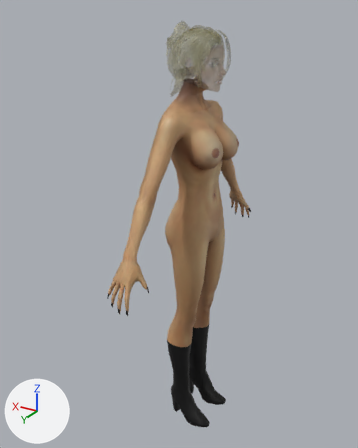
The FBX model elexis/BlondeElexisNude7.5.fbx, before and after one commit.
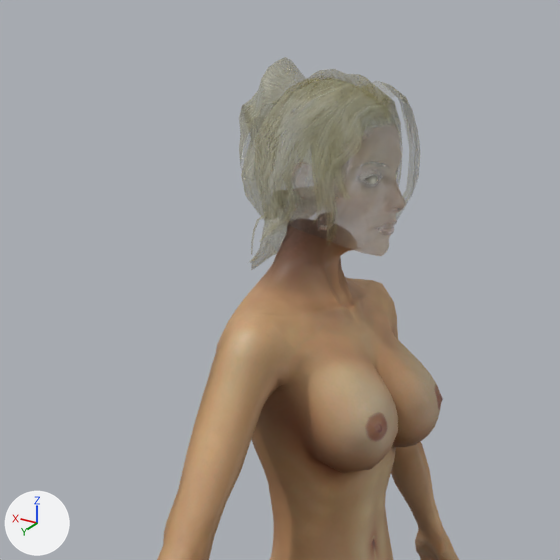
Each version appears first whole from a 50 mm lens placed at (-0.00885, 0.01591, 0.01711), pointed at (0.00071, -0.00003, 0.00915), and next in a close-up on the part from 23% to 79% of the width and 0% to 45% of the height. The lights are fixed; the arrows at lower left show +X, +Y and +Z. Where no turn or scale is listed for an object, it has been applied to the vertices.

Script lines for the objects in view, before the commit:
```python
ob_elexis_nude_body_3 = bpy.data.objects.new('Elexis_nude_body_3', me_elexis_nude_body_3mesh)
ob_elexis_nude_body_3.location = (0.0, 0.0, 0.0)
ob_elexis_nude_face_2 = bpy.data.objects.new('Elexis_nude_face_2', me_elexis_nude_face_2mesh)
ob_elexis_nude_face_2.location = (0.0, 0.0, 0.0)
ob_elexis_nude_hair_5 = bpy.data.objects.new('Elexis_nude_hair_5', me_elexis_nude_hair_5mesh)
ob_elexis_nude_hair_5.location = (0.0, 0.0, 0.0)
```
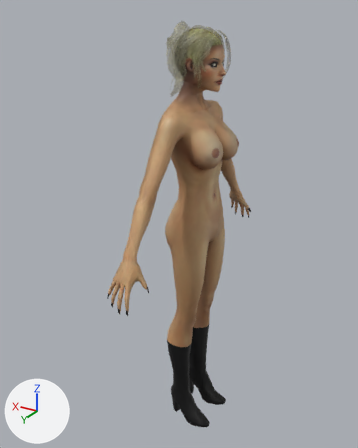
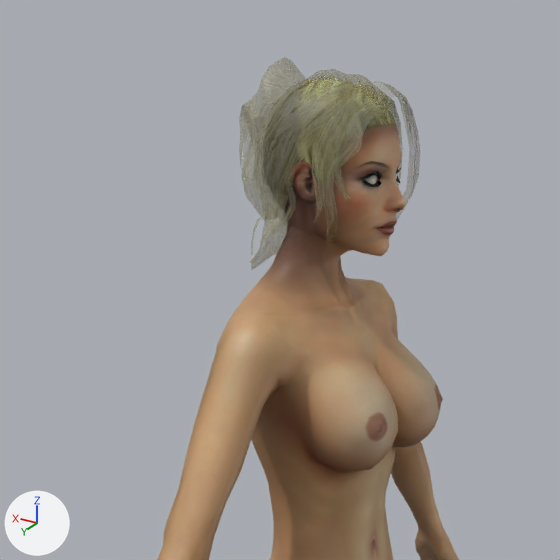
The newer file is also rescaled (x100.0) as a whole; pictures and numbers use the older file's frame.

Changed parts and their boxes [x1, y1, x2, y2] in the close-ups (560 x 560 px):
```json
{"object": "Elexis_nude_face_2", "change": "surface changed", "before": [263, 79, 406, 256], "after": [263, 79, 406, 256], "on screen": "grey to brown"}
```

Scene script edits in JSON lines:
```json
{"op": "set", "path": "img_blondeelexisnude_face_png", "old": "load_image('blondeElexisNude_face.png', 'blondeElexisNude_face.png', 512, 1024, 'Non-Color')", "new": "load_image('blondeElexisNude_face.png', 'blondeElexisNude_face.png', 512, 1024, 'sRGB')"}
{"op": "remove", "block": "mat_facemat_005", "code": "n3 = _N.new('ShaderNodeTexImage'); n3.name = 'Image Texture.001'"}
{"op": "remove", "block": "mat_facemat_005", "code": "n3.image = img_blondeelexisnude_face_png"}
{"op": "remove", "block": "mat_facemat_005", "code": "n4 = _N.new('ShaderNodeTexImage'); n4.name = 'Image Texture.002'"}
{"op": "remove", "block": "mat_facemat_005", "code": "n4.image = img_blondeelexisnude_face_png"}
{"block": "mat_facemat_005", "where": "n0 = _N.new('ShaderNodeBsdfPrincipled'); n0.name = 'Principled BSDF'"}
{"op": "remove", "block": "mat_facemat_005", "code": "_L.new(n3.outputs[0], n0.inputs[18])  # 'Color' to 'Transmission Weight'"}
{"op": "remove", "block": "mat_facemat_005", "code": "_L.new(n4.outputs[0], n0.inputs[4])  # 'Color' to 'Alpha'"}
```
